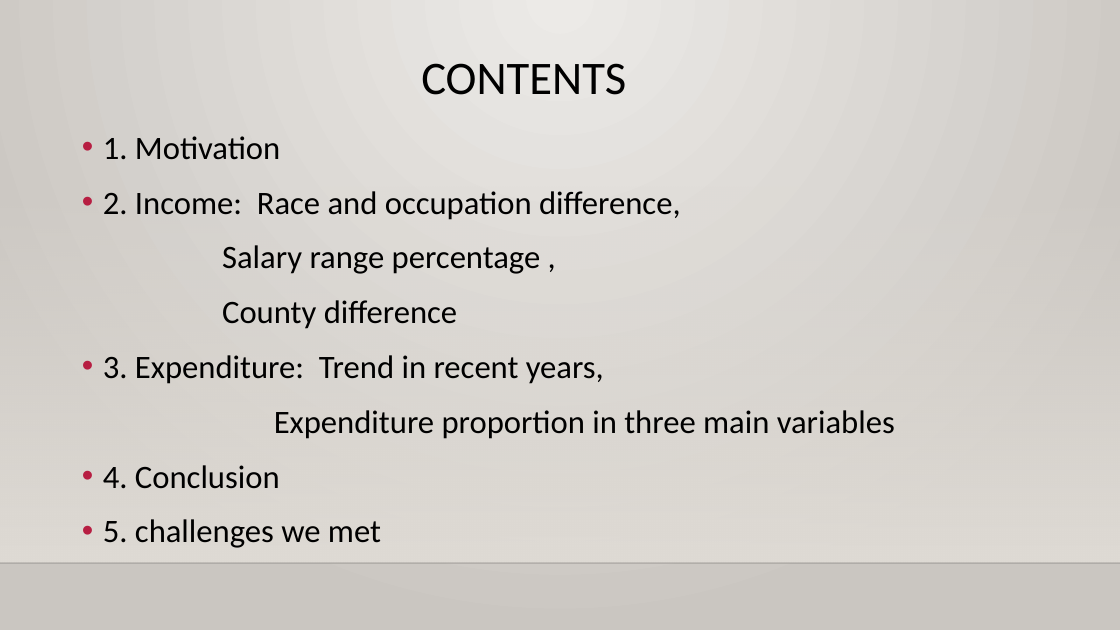
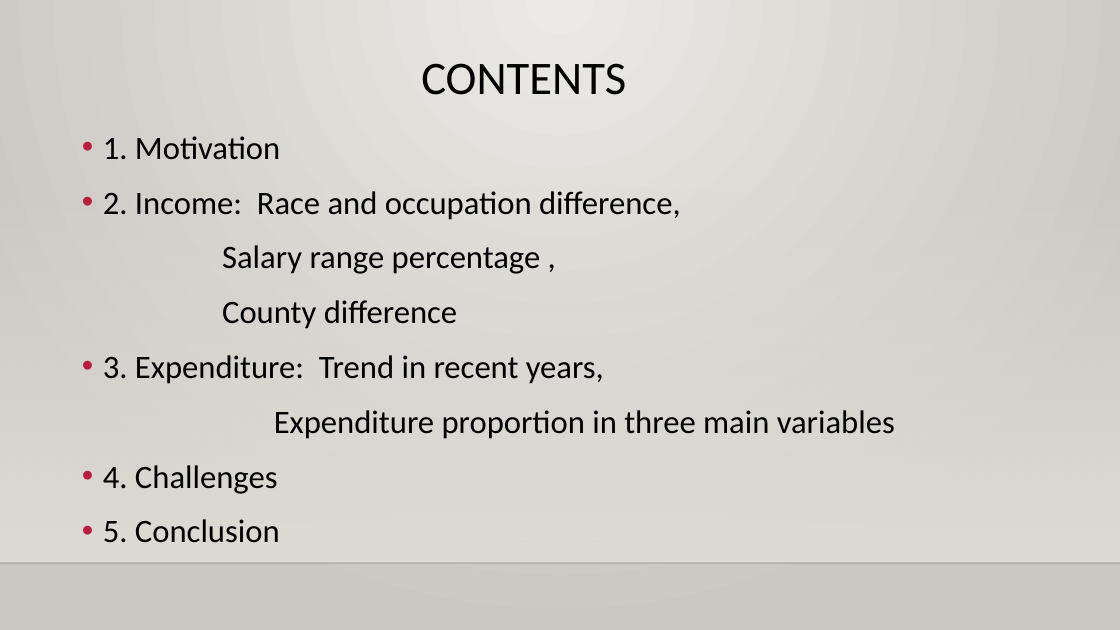
Before and after one commit to XIAOJIA68/DAV-5400, a slide deck: slide 2 of Final Presentation.pptx. Drawn at 1120x630 pixels with LibreOffice and Linux fonts; fonts in the diff are those of the drawing; background and template pictures are left out. Boxes give left, top, right and bottom in pixels: in the first picture for what was removed or moved away, otherwise in the second. Text is boxed around its words. In the diff, an @@ line names an element or a change of style, - is before the commit and + after.

```diff
--- a/Final Presentation.pptx
+++ b/Final Presentation.pptx
@@ text at box(103, 465, 280, 543): text changed @@
-• 4. Conclusion
-• 5. challenges we met
+• 4. Challenges
+• 5. Conclusion
```
Also in this commit, not shown: 4 other slides changed, 2 slides added, 1 slide removed.
